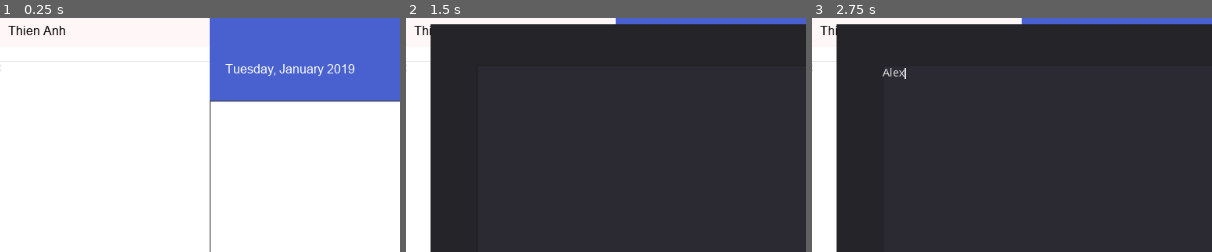
Above: before the commit, frames 1-3 (left to right).
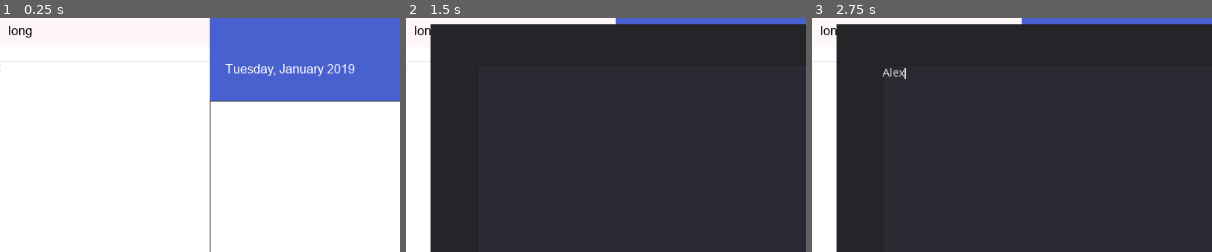
Above: after the commit, the same moments.

Repository: ohmygod481999/to-do-app-gotdot
Game: Godot game, scene res://Control.tscn
Two runs of this game, one before a commit and one after it. Both use one fixed random seed, a clock stepped at 60 frames per second and the inputs below.
Inputs (mouse positions are % of the whole screen's width and height, from its top left):
- Up to frame 1 (0.25 s): no input
- Up to frame 2 (1.5 s): click "Modify" at 0.5 s; click "Add" at 1.25 s
- Up to frame 3 (2.75 s): click (49, 44) at 2.02 s; type "Alex" at 2.1 s
The pictures show only the part of the screen within x 9-59%, y 11-61%; the shares and areas given below are measured in that part.

The runs differ from the first frame. In frame 1, 0.3% of the frame differs, in the area x 2-17%, y 3-9%; in frame 2, 0.1%; in frame 3, 0.1%.
Error in both runs: Invalid get index '14' (on base: 'Dictionary'). (res://DateTime.gd:20)

Commit message:
change username base on user

Diff:
--- a/Control.gd
+++ b/Control.gd
@@ -31,10 +31,11 @@
 	"done2"
 ]
 
-func get_data():
+func get_data(username, password):
+	$Panel/LeftPanel/Head/user/username.init(username)
 	var query = JSON.print({
-		"name": "long",
-		"secret": "huongdangyeu"
+		"name": username,
+		"secret": password
 	})
     # Add 'Content-Type' header:
 	var url = "https://to-do-app-godot.herokuapp.com/to-do-lists/"
@@ -56,7 +57,7 @@
 
 # Called when the node enters the scene tree for the first time.
 func _ready():
-	get_data()
+	get_data("long", "huongdangyeu")
 	init_collections()
 	#reset_actions(1)
 
--- a/Control.tscn
+++ b/Control.tscn
@@ -7,8 +7,9 @@
 [ext_resource path="res://DateTime.gd" type="Script" id=5]
 [ext_resource path="res://source/new.PNG" type="Texture" id=6]
 [ext_resource path="res://source/ava.PNG" type="Texture" id=7]
-[ext_resource path="res://ListCollection.gd" type="Script" id=8]
-[ext_resource path="res://List_modifier.tscn" type="PackedScene" id=9]
+[ext_resource path="res://username.gd" type="Script" id=8]
+[ext_resource path="res://ListCollection.gd" type="Script" id=9]
+[ext_resource path="res://List_modifier.tscn" type="PackedScene" id=10]
 
 [sub_resource type="StyleBoxFlat" id=1]
 bg_color = Color( 0.290196, 0.384314, 0.811765, 1 )
@@ -173,6 +174,7 @@
 custom_colors/font_color = Color( 0, 0, 0, 1 )
 text = "Thien Anh"
 valign = 1
+script = ExtResource( 8 )
 
 [node name="Body" type="Panel" parent="Panel/LeftPanel"]
 margin_top = 80.0
--- a/ListCollection.gd
+++ b/ListCollection.gd
@@ -12,24 +12,6 @@
 	pass # Replace with function body.
 
 var data = [
-	{
-		"id": 0,
-		"name": "List1",
-		"data": [
-			"data1",
-			"data2",
-			"data3"
-		]
-	},
-	{
-		"id": 1,
-		"name": "List2",
-		"data": [
-			"data4",
-			"data5",
-			"data6"
-		]
-	}
 ]
 var pre_load = {}
 
--- /dev/null
+++ b/username.gd
@@ -0,0 +1,16 @@
+extends Label
+
+# Declare member variables here. Examples:
+# var a = 2
+# var b = "text"
+
+# Called when the node enters the scene tree for the first time.
+func _ready():
+	pass # Replace with function body.
+
+func init(name):
+	text = name
+
+# Called every frame. 'delta' is the elapsed time since the previous frame.
+#func _process(delta):
+#	pass
Not shown: 3 places in Control.tscn that only renumber resources
